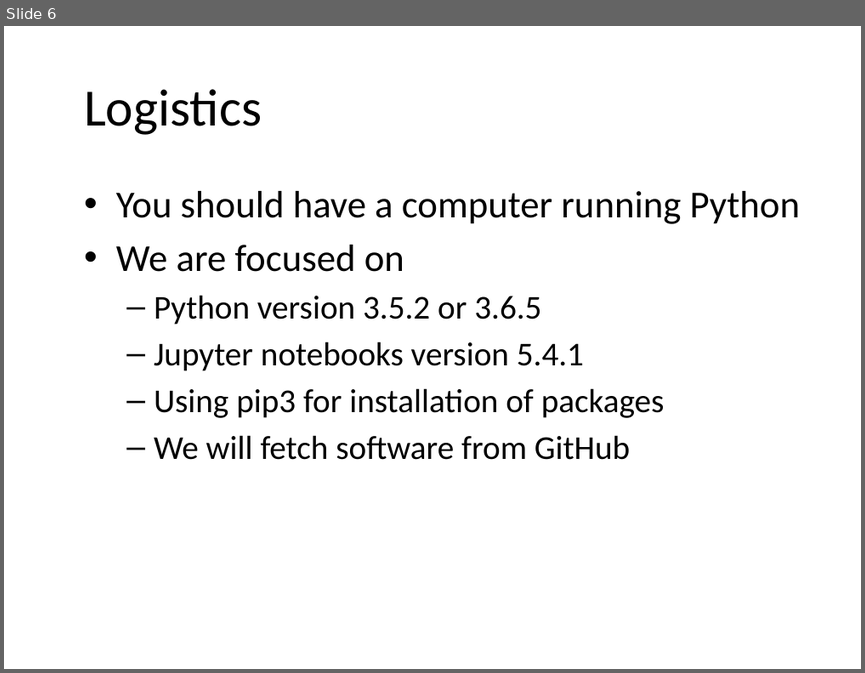
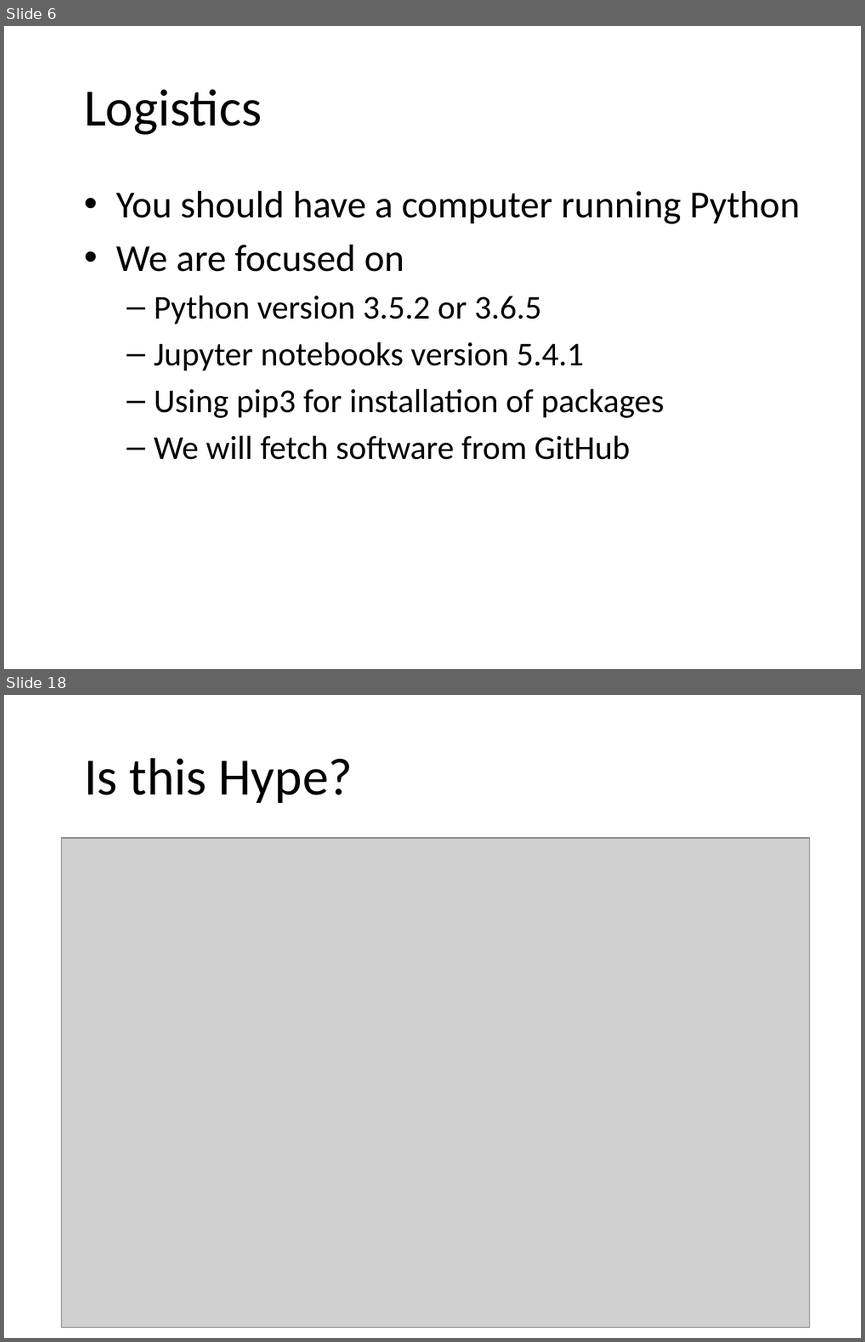
Before and after one commit to JeffRisberg/PythonNotebooksForAI, a slide deck: Documents/10-Introduction.pptx. Shown one above the other, each under a label of ours: slide 6 before the commit, slides 6 and 18 after it; the slides between them are not shown. The pictures are 865x673 and 865x1342 pixels, drawn with LibreOffice and Linux fonts; fonts in the diff are those of the drawing; grey boxes stand for pictures; background and template pictures are left out. Boxes give left, top, right and bottom in pixels: in the first picture for what was removed or moved away, otherwise in the second. Text is boxed around its words. In the diff, an @@ line names an element or a change of style, - is before the commit and + after.

```diff
--- a/Documents/10-Introduction.pptx
+++ b/Documents/10-Introduction.pptx
@@ slide 18 added at (4, 695, 861, 1338), background picture (left out) @@
@@ title added at (84, 758, 353, 803), 44 pt, text #000000 @@
+Is this Hype?
@@ picture added at (62, 838, 811, 1327) @@
```
Also in this commit, not shown: 1 slide changed, 13 other slides added, 1 slide removed.
